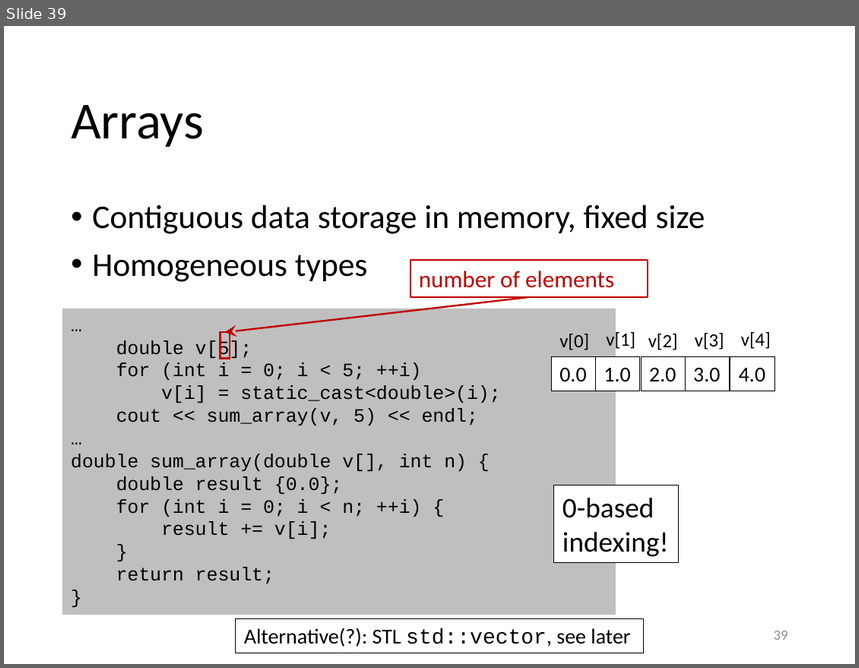
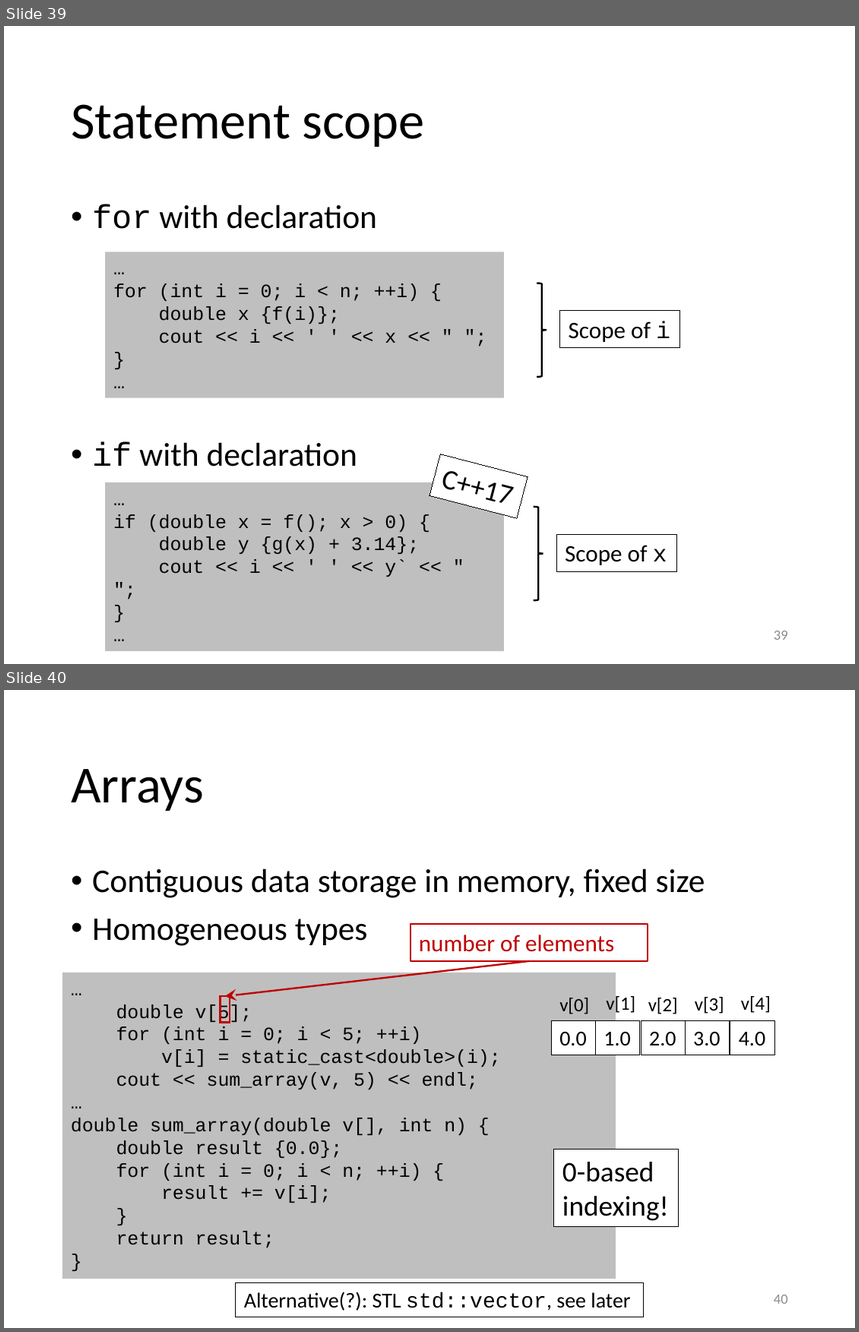
Before and after one commit to gjbex/Scientific-C-plus-plus, a slide deck: scientific_cpp.pptx. Shown one above the other, each under a label of ours: slide 39 before the commit, slides 39 and 40 after it. The pictures are 859x668 and 859x1332 pixels, drawn with LibreOffice and Linux fonts; fonts in the diff are those of the drawing. Boxes give left, top, right and bottom in pixels: in the first picture for what was removed or moved away, otherwise in the second. Text is boxed around its words. In the diff, an @@ line names an element or a change of style, - is before the commit and + after.

Commit message:
Add slide on statement scope
Although the scope of variables declared in the for-initializer where discussed, this slight mentions it explicitly.
If with initilization expression was previously not mentioned at all.

```diff
--- a/scientific_cpp.pptx
+++ b/scientific_cpp.pptx
@@ slide 39 added at (x1=4, y1=26, x2=855, y2=664), background #FFFFFF @@
@@ title added at (x1=71, y1=104, x2=424, y2=147), 44 pt, text #000000 @@
+Statement scope
@@ text added at (x1=92, y1=205, x2=377, y2=467), 28 pt, text #000000 @@
+• for with declaration
+• if with declaration
@@ rectangle added at (x1=105, y1=252, x2=505, y2=399), fill #BFBFBF, 16 pt, text #000000 @@
+…
+for (int i = 0; i < n; ++i) {
+double x {f(i)};
+cout << i << ' ' << x << " ";
+}
+…
@@ right brace added at (x1=537, y1=283, x2=546, y2=376), outline #000000 1.5 pt @@
@@ rectangle added at (x1=560, y1=311, x2=680, y2=348), outline #000000 0.75 pt, 20 pt, text #000000 @@
+Scope of i
@@ rectangle added at (x1=430, y1=455, x2=528, y2=518), fill #FFFFFF, outline #000000 0.75 pt, 24 pt, text #000000 @@
+C++17
@@ rectangle added at (x1=105, y1=482, x2=505, y2=651), fill #BFBFBF, 16 pt, text #000000 @@
+…
+if (double x = f(); x > 0) {
+double y {g(x) + 3.14};
+cout << i << ' ' << y` << " ";
+}
+…
@@ right brace added at (x1=534, y1=507, x2=543, y2=601), outline #000000 1.5 pt @@
@@ rectangle added at (x1=557, y1=534, x2=677, y2=572), outline #000000 0.75 pt, 20 pt, text #000000 @@
+Scope of x
@@ page number added at (x1=774, y1=631, x2=788, y2=640), 12 pt, text #8C8C8C @@
+39
@@ what was slide 39 is now slide 40 @@
@@ page number at (x1=774, y1=1295, x2=788, y2=1304): text changed @@
-39
+40
```
